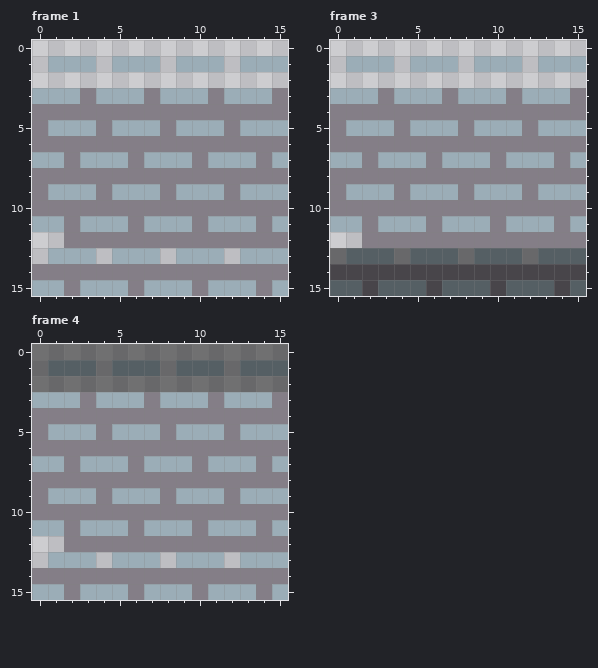
Edited in one commit: pixel-art file (src/sprites/brickwall.ase). The picture above is the old version.
16x16 pixels, 4 frames. Shown: frame 1, frame 3, frame 4.
And afterwards:
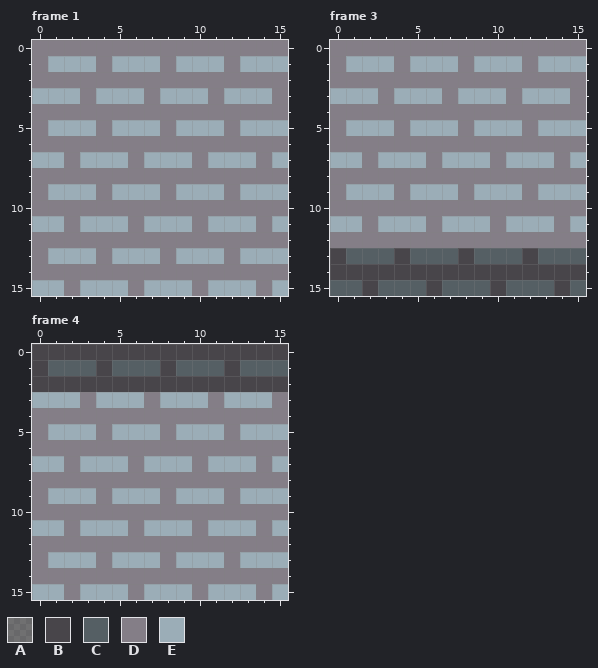
Palette (. is transparent): A #00000074  B #48454a  C #555f64  D #847e87  E #9badb7
Changes in this commit:
{"where": "frame 1"}
{"frame":1,"y":0,"x":0,"old":"................","new":"DDDDDDDDDDDDDDDD"}
{"frame":1,"y":1,"x":0,"old":".","new":"D"}
{"frame":1,"y":1,"x":4,"old":".","new":"D"}
{"frame":1,"y":1,"x":8,"old":".","new":"D"}
{"frame":1,"y":1,"x":12,"old":".","new":"D"}
{"frame":1,"y":2,"x":0,"old":"................","new":"DDDDDDDDDDDDDDDD"}
{"frame":1,"y":12,"x":0,"old":"..","new":"DD"}
{"frame":1,"y":13,"x":0,"old":".","new":"D"}
{"frame":1,"y":13,"x":4,"old":".","new":"D"}
{"frame":1,"y":13,"x":8,"old":".","new":"D"}
{"frame":1,"y":13,"x":12,"old":".","new":"D"}
{"where": "frame 3"}
{"frame":3,"y":0,"x":0,"old":"................","new":"DDDDDDDDDDDDDDDD"}
{"frame":3,"y":1,"x":0,"old":".","new":"D"}
{"frame":3,"y":1,"x":4,"old":".","new":"D"}
{"frame":3,"y":1,"x":8,"old":".","new":"D"}
{"frame":3,"y":1,"x":12,"old":".","new":"D"}
{"frame":3,"y":2,"x":0,"old":"................","new":"DDDDDDDDDDDDDDDD"}
{"frame":3,"y":12,"x":0,"old":"..","new":"DD"}
{"frame":3,"y":13,"x":0,"old":"A","new":"B"}
{"frame":3,"y":13,"x":4,"old":"A","new":"B"}
{"frame":3,"y":13,"x":8,"old":"A","new":"B"}
{"frame":3,"y":13,"x":12,"old":"A","new":"B"}
{"where": "frame 4"}
{"frame":4,"y":0,"x":0,"old":"AAAAAAAAAAAAAAAA","new":"BBBBBBBBBBBBBBBB"}
{"frame":4,"y":1,"x":0,"old":"A","new":"B"}
{"frame":4,"y":1,"x":4,"old":"A","new":"B"}
{"frame":4,"y":1,"x":8,"old":"A","new":"B"}
{"frame":4,"y":1,"x":12,"old":"A","new":"B"}
{"frame":4,"y":2,"x":0,"old":"AAAAAAAAAAAAAAAA","new":"BBBBBBBBBBBBBBBB"}
{"frame":4,"y":12,"x":0,"old":"..","new":"DD"}
{"frame":4,"y":13,"x":0,"old":".","new":"D"}
{"frame":4,"y":13,"x":4,"old":".","new":"D"}
{"frame":4,"y":13,"x":8,"old":".","new":"D"}
{"frame":4,"y":13,"x":12,"old":".","new":"D"}
